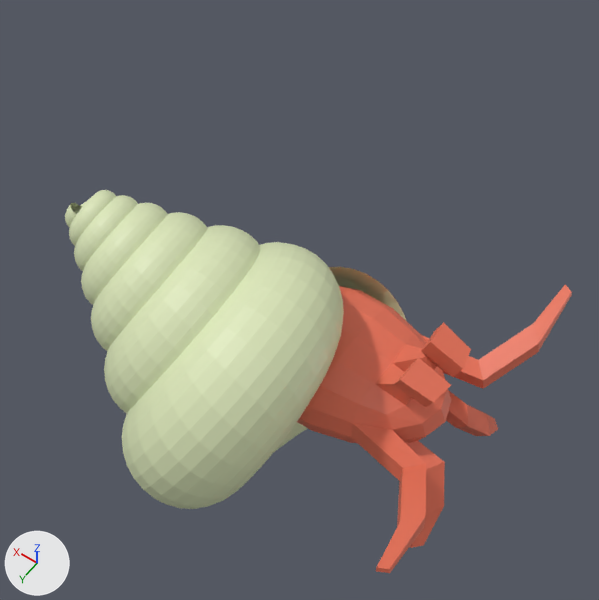
One commit to the Blender file asset_src/hermit.blend: the scene before it, then after it.
Before and after are seen from a camera (50 mm lens) standing at (-1.089, 1.253, 2.201) and looking at (-0.094, -0.141, 0.011). Every picture has the same lights, and +X, +Y and +Z are marked at lower left.

Names of what the first picture shows: 'HermitShell', 'crab'.
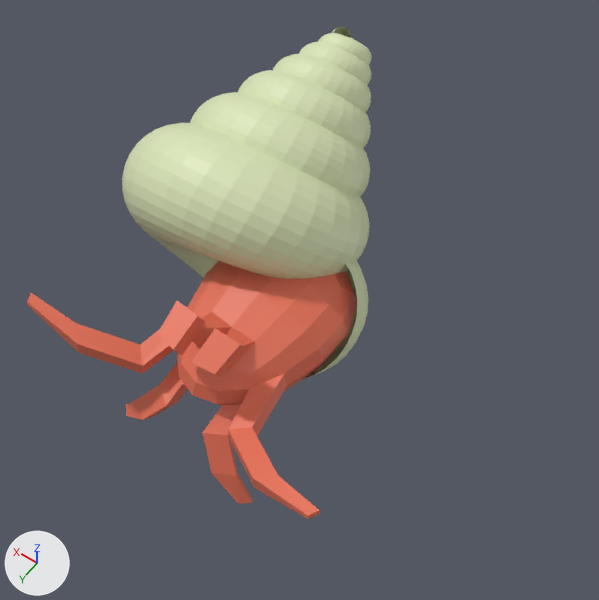
Patch to the scene script:
```diff
--- a/asset_src/hermit.blend.py
+++ b/asset_src/hermit.blend.py
@@ ob_hermitshell @@
 ob_hermitshell = bpy.data.objects.new('HermitShell', me_circle)
-ob_hermitshell.location = (0.238, 0.17, 0.198)
-ob_hermitshell.rotation_euler = (-3.246, -0.574, 0.0)  # degrees (-186, -33, 0)
+ob_hermitshell.location = (0.204, -0.605, 0.31)
+ob_hermitshell.rotation_euler = (-3.077, -0.657, -1.652)  # degrees (-176, -38, -95)
 ob_hermitshell.scale = (0.253, 0.253, 0.253)
@@ ob_crab @@
 ob_crab = bpy.data.objects.new('crab', me_cube_001)
-ob_crab.location = (-0.348, -0.087, -0.107)
+ob_crab.location = (-0.012, -0.037, -0.056)
+ob_crab.rotation_euler = (0.0509, -0.0841, -1.617)  # degrees (2.9, -4.8, -93)
 ob_crab.scale = (0.418, 0.418, 0.284)
```

Pixel boxes (x1, y1, x2, y2) of what changed, in the pictures (599 x 600 px):
'HermitShell', moved, turned: before (65, 190, 406, 509); after (122, 27, 372, 378)
'crab', moved, turned: before (297, 285, 572, 573); after (27, 261, 357, 519)
